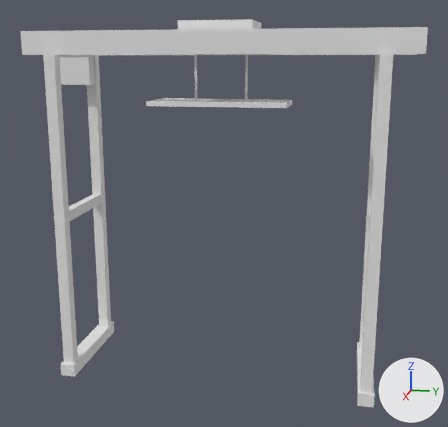
An edit to the glTF model assets/models/crane.glb, drawn before and after from the same camera.
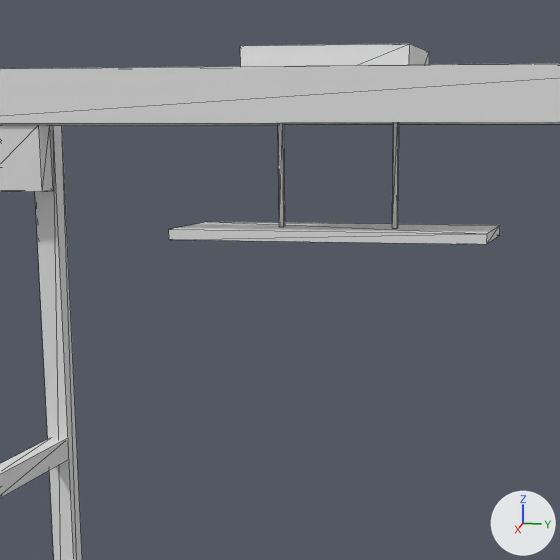
Old and new are each drawn whole from a 50 mm lens placed at (27.9, 5.7, 14.7), pointed at (0.1, 0.2, 7.8) and again close up on the part from 16% to 71% of the width and 0% to 58% of the height. Lighting does not change. The marker at lower right points along +X, +Y and +Z. The first two pictures are the older version. The close-ups show mesh edges as thin lines. Vertices at exactly the same position are counted once.

In view in the first close-up: 'Crane'.
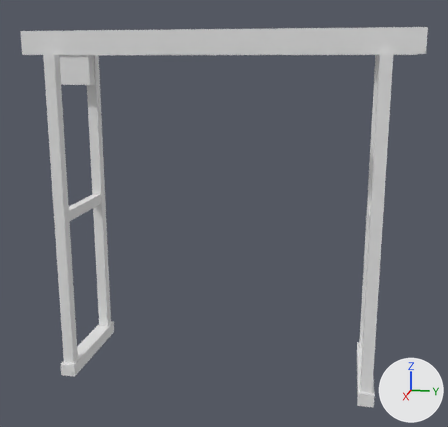
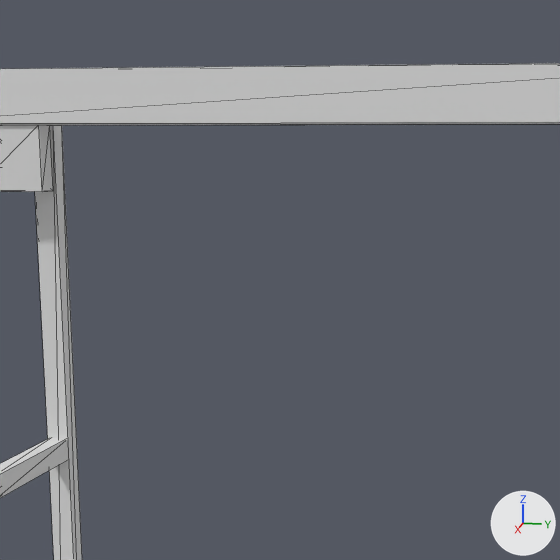
What differs and where, as boxes (x1, y1, x2, y2) in the close-ups (560 x 560 px):
'Crane', reshaped: before (0, 44, 560, 560); after (0, 63, 560, 560)
part 1 of me_crane, deleted: before (240, 44, 429, 66)
part 2 of me_crane, deleted: before (169, 222, 500, 244)
part 3 of me_crane, deleted: before (278, 123, 285, 227)
part 4 of me_crane, deleted: before (392, 123, 399, 228)

What changed in the scene script:
```text
Change me_crane:
    used by ob_crane; location = (0.0, 0.0, 0.0)
    remove me_crane.from_pydata(...)  # 192 vertices, 304 faces; spans x -2.6..2.6, y -8.5..8.5, z 0.0..16.4
    add me_crane.from_pydata(...)  # 160 vertices, 256 faces; spans x -2.6..2.6, y -8.5..8.5, z 0.0..16.0
    me_crane part 1: the loose piece of 8 vertices spanning x -1.3..1.3, y -1.6..1.6, z 15.2..16.4 is deleted
    me_crane part 2: the loose piece of 8 vertices spanning x -1.3..1.3, y -3.1..3.1, z 12.8..13.0 is deleted
    me_crane part 3: the loose piece of 8 vertices spanning x -0.1..0.1, y -1.2..-1.1, z 13.0..15.2 is deleted
    me_crane part 4: the loose piece of 8 vertices spanning x -0.1..0.1, y 1.1..1.2, z 13.0..15.2 is deleted
    remove me_crane.materials.append(mat_metal)  # white #e7e7e7
```
